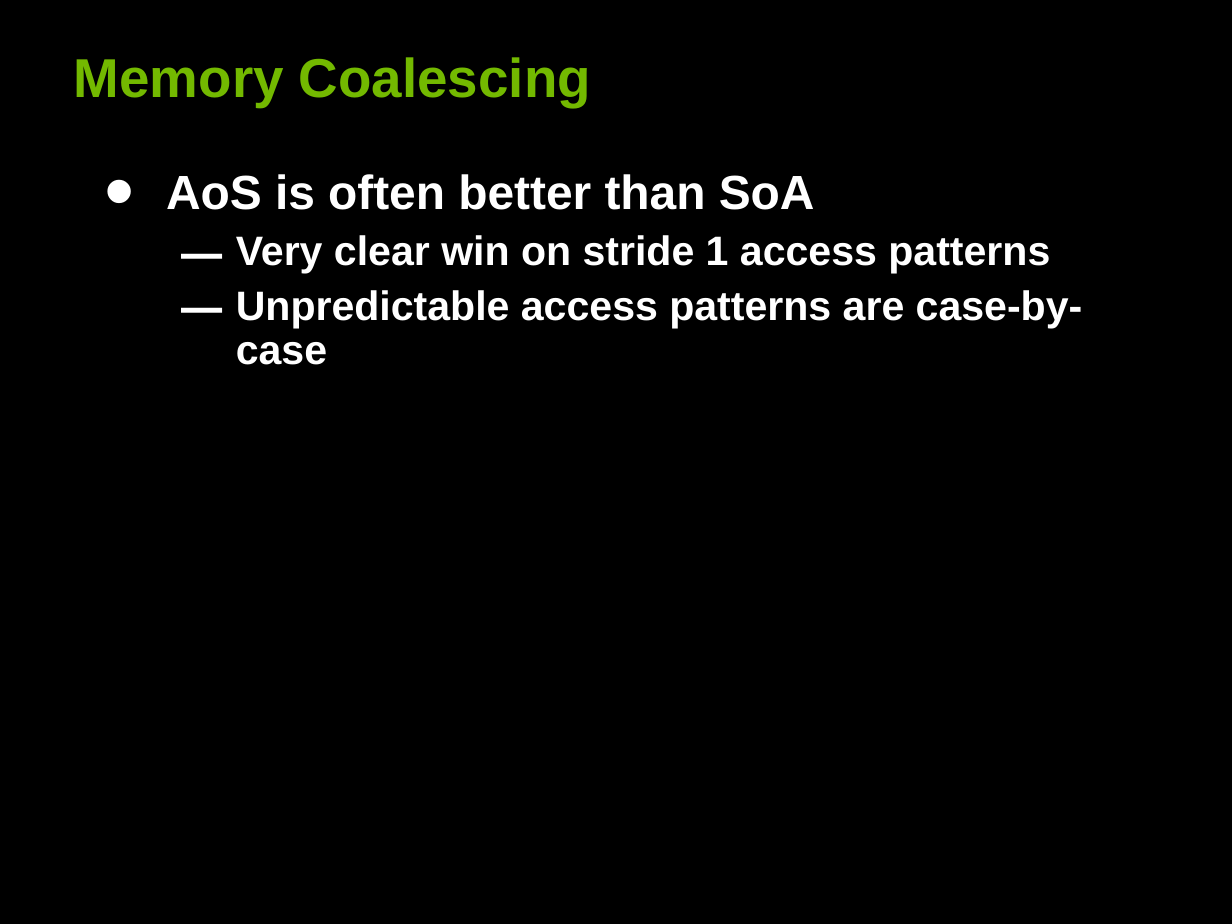
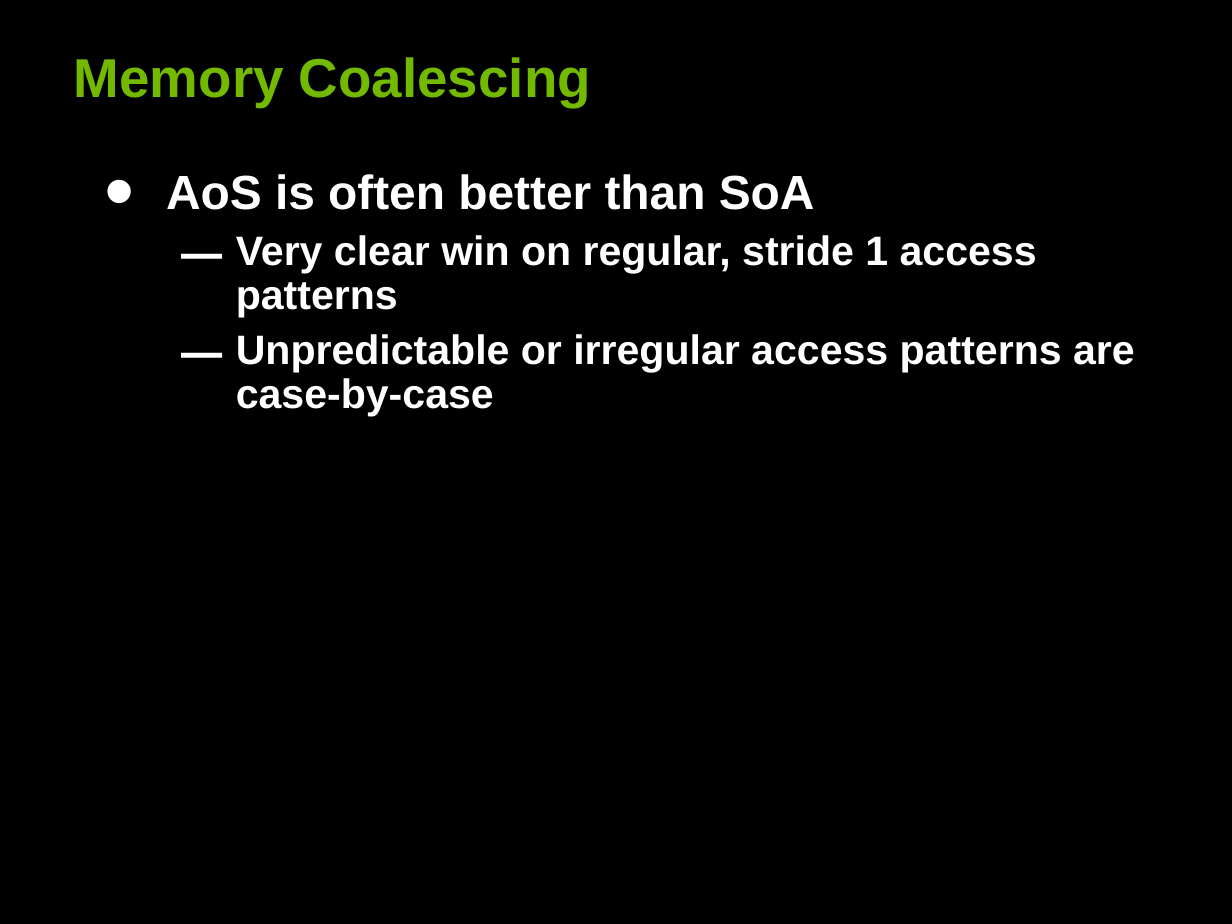
Before and after one commit to deeperlearning/stanford-cs193g-sp2010, a slide deck: slide 15 of lectures/lecture_5/performance_considerations.ppt. Drawn at 1232x924 pixels with LibreOffice and Linux fonts; fonts in the diff are those of the drawing. Boxes give left, top, right and bottom in pixels: in the first picture for what was removed or moved away, otherwise in the second. Text is boxed around its words. In the diff, an @@ line names an element or a change of style, - is before the commit and + after.

```diff
--- a/lectures/lecture_5/performance_considerations.ppt
+++ b/lectures/lecture_5/performance_considerations.ppt
@@ text at bbox=[236, 235, 1135, 417]: text changed @@
-  – Very clear win on stride 1 access patterns
-  – Unpredictable access patterns are case-by-case
+  – Very clear win on regular, stride 1 access patterns
+  – Unpredictable or irregular access patterns are case-by-case
```
Also in this commit, not shown: 22 other slides changed, 1 other file.
